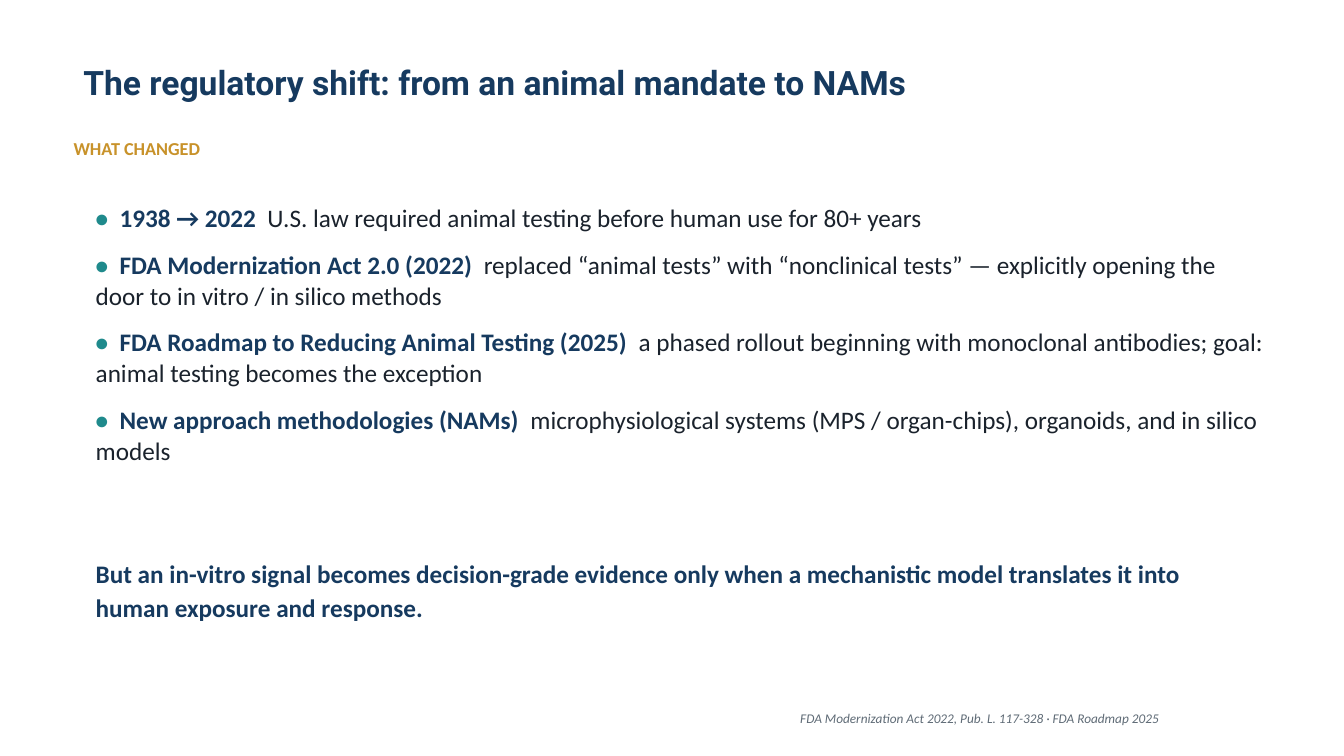
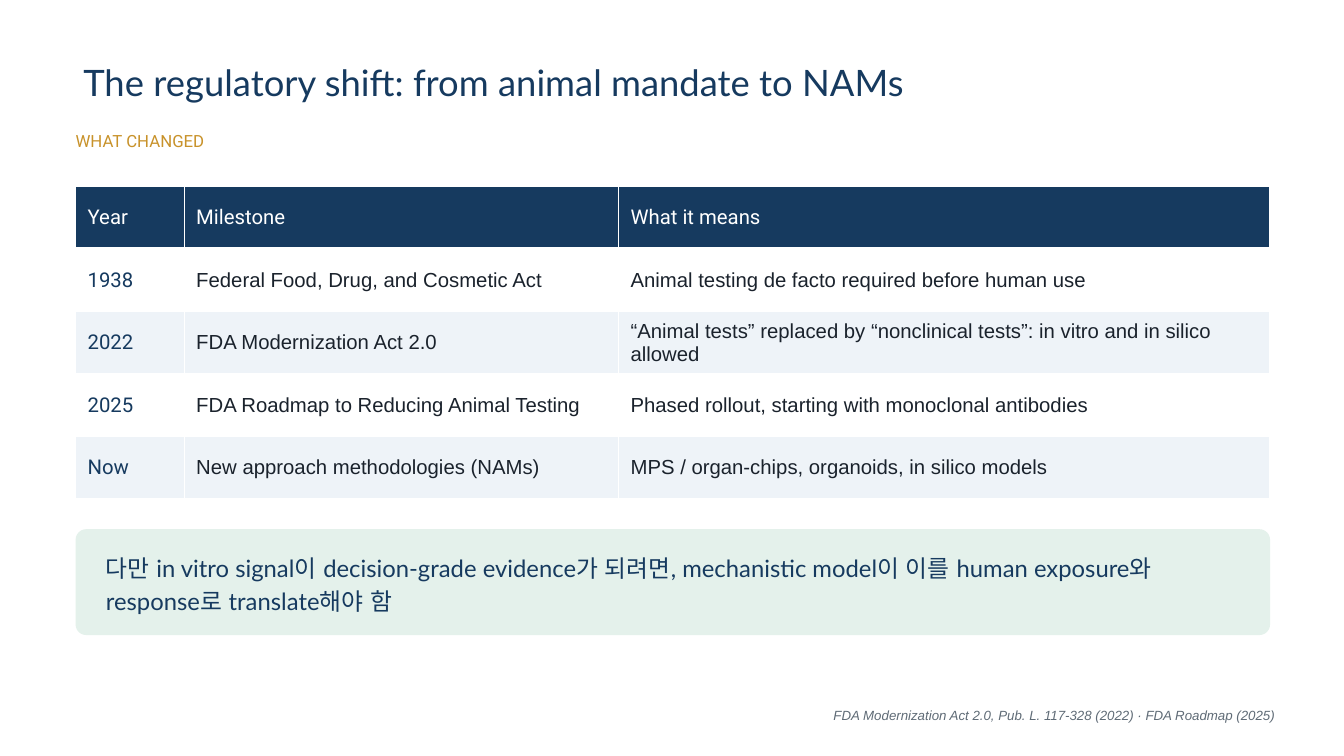
Before and after one commit to pipetcpt/qsp, a slide deck: slide 4 of presentation/2026-tox.pptx. Drawn at 1344x756 pixels with LibreOffice and Linux fonts; fonts in the diff are those of the drawing; background and template pictures are left out. Boxes give left, top, right and bottom in pixels: in the first picture for what was removed or moved away, otherwise in the second. Text is boxed around its words. In the diff, an @@ line names an element or a change of style, - is before the commit and + after.

```diff
--- a/presentation/2026-tox.pptx
+++ b/presentation/2026-tox.pptx
@@ title at [83, 69, 903, 103]: text changed; size 24 to 26 pt; font Roboto to Lato; bold off @@
-The regulatory shift: from an animal mandate to NAMs
+The regulatory shift: from animal mandate to NAMs
@@ text "WHAT CHANGED" at [76, 135, 204, 147]: size 13 to 12 pt, font Calibri to Roboto, bold off; line spacing 1.04 to 1 @@
@@ table added at [76, 187, 1270, 499], 5 rows, 3 columns @@
+Year | Milestone | What it means
+1938 | Federal Food, Drug, and Cosmetic Act | Animal testing de facto required before human use
+2022 | FDA Modernization Act 2.0 | “Animal tests” replaced by “nonclinical tests”: in vitro and in silico allowed
+2025 | FDA Roadmap to Reducing Animal Testing | Phased rollout, starting with monoclonal antibodies
+Now | New approach methodologies (NAMs) | MPS / organ-chips, organoids, in silico models
@@ text removed at [96, 209, 1263, 460] @@
-• 1938 → 2022 U.S. law required animal testing before human use for 80+ years
-• FDA Modernization Act 2.0 (2022) replaced “animal tests” with “nonclinical tests” — explicitly opening the door to in vitro / in silico methods
-• FDA Roadmap to Reducing Animal Testing (2025) a phased rollout beginning with monoclonal antibodies; goal: animal testing becomes the exception
-• New approach methodologies (NAMs) microphysiological systems (MPS / organ-chips), organoids, and in silico models
@@ rounded rectangle added at [76, 529, 1270, 635], fill #E4F1EB @@
@@ text "다만 in vitro signal이 decision-grade ..." at [106, 557, 1152, 614]: vertical alignment top to middle @@
@@ text at [106, 557, 1152, 614]: text changed; size 18 to 17 pt; font Calibri to Lato; bold off @@
-But an in-vitro signal becomes decision-grade evidence only when a mechanistic model translates it into human exposure and response.
+다만 in vitro signal이 decision-grade evidence가 되려면, mechanistic model이 이를 human exposure와 response로 translate해야 함
@@ text at [833, 710, 1274, 723]: text changed; font Calibri to Arial @@
-FDA Modernization Act 2022, Pub. L. 117-328 · FDA Roadmap 2025
+FDA Modernization Act 2.0, Pub. L. 117-328 (2022) · FDA Roadmap (2025)
```
Also in this commit, not shown: 24 other slides changed, 22 slides added, 23 slides removed, 52 other files.
